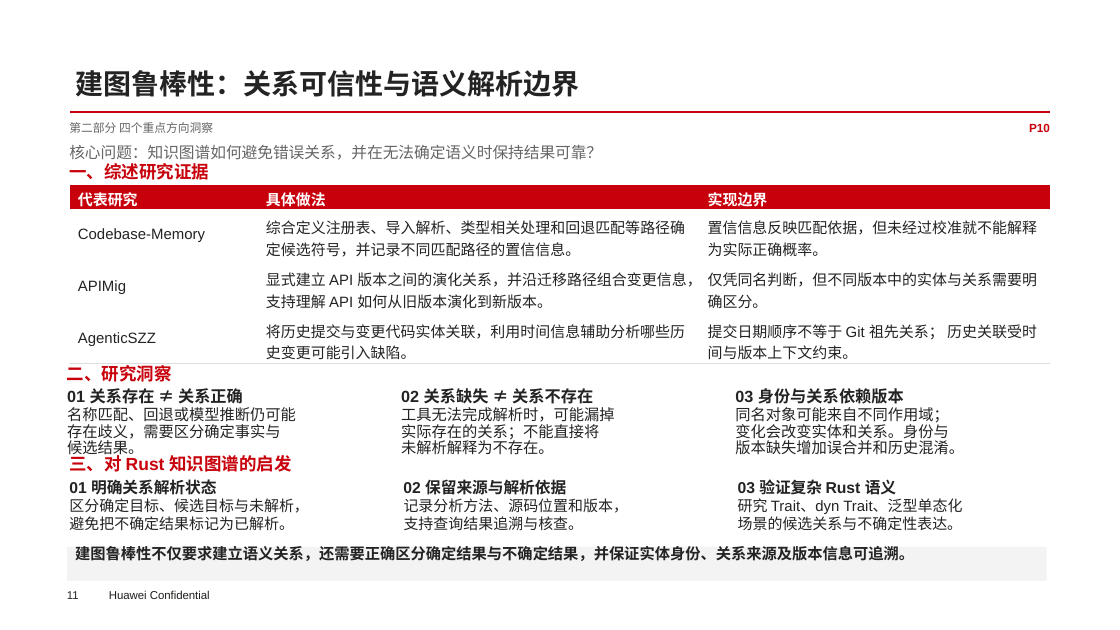
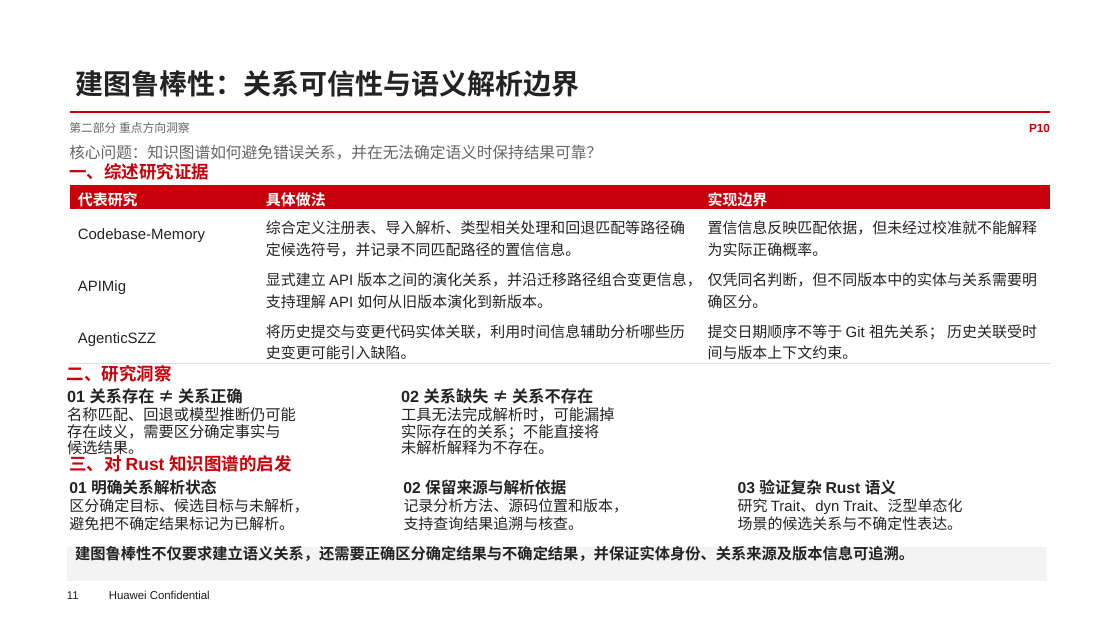
Before and after one commit to ichab/rk8s, a slide deck: slide 11 of 面向Agent软件工程的知识图谱研究综述与技术洞察.pptx. Drawn at 1120x630 pixels with LibreOffice and Linux fonts; fonts in the diff are those of the drawing; background and template pictures are left out. Boxes give left, top, right and bottom in pixels: in the first picture for what was removed or moved away, otherwise in the second. Text is boxed around its words. In the diff, an @@ line names an element or a change of style, - is before the commit and + after.

```diff
--- a/面向Agent软件工程的知识图谱研究综述与技术洞察.pptx
+++ b/面向Agent软件工程的知识图谱研究综述与技术洞察.pptx
@@ text at (69, 122, 189, 133): text changed @@
-第二部分 四个重点方向洞察
+第二部分 重点方向洞察
@@ text removed at (735, 388, 904, 404) @@
-03 身份与关系依赖版本
@@ text removed at (735, 407, 964, 455) @@
-同名对象可能来自不同作用域；
-变化会改变实体和关系。身份与
-版本缺失增加误合并和历史混淆。
```
Also in this commit, not shown: 15 other slides changed.
